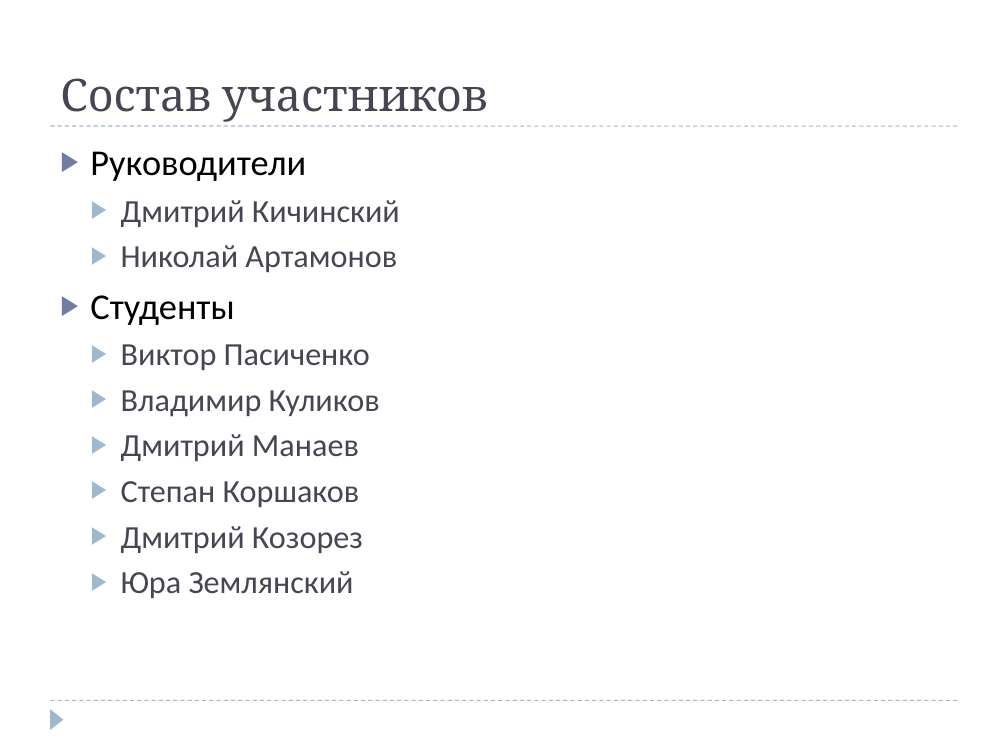
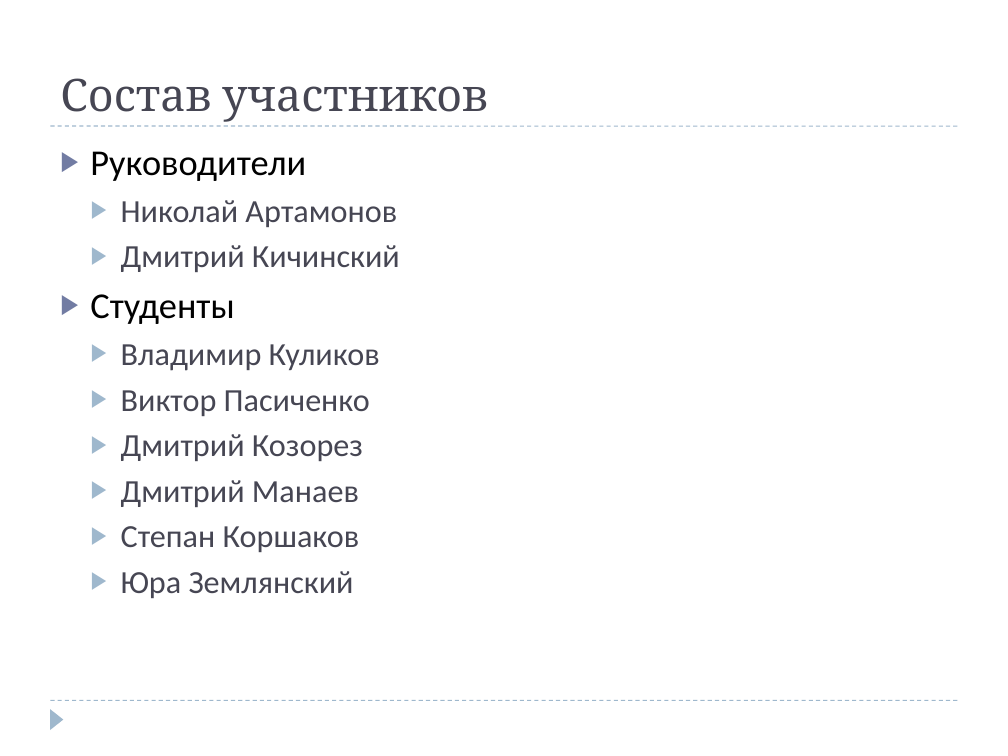
Before and after one commit to dmitry-lt/android-comapping, a slide deck: slide 2 of docs/promo files/presentation/Android Comapping Summer School.ppt. Drawn at 1008x756 pixels with LibreOffice and Linux fonts; fonts in the diff are those of the drawing. Boxes give left, top, right and bottom in pixels: in the first picture for what was removed or moved away, otherwise in the second. Text is boxed around its words. In the diff, an @@ line names an element or a change of style, - is before the commit and + after.

```diff
--- a/docs/promo files/presentation/Android Comapping Summer School.ppt
+++ b/docs/promo files/presentation/Android Comapping Summer School.ppt
@@ text at [121,200,397,227]: paragraph added @@
+  ▶ Николай Артамонов
@@ text at [121,245,397,272]: paragraph removed @@
-  ▶ Николай Артамонов
@@ text at [121,344,380,371]: paragraph added @@
+  ▶ Владимир Куликов
@@ text at [121,434,363,461]: text changed @@
-  ▶ Владимир Куликов
+  ▶ Дмитрий Козорез
@@ text at [121,526,363,553]: paragraph removed @@
-  ▶ Дмитрий Козорез
```
Also in this commit, not shown: 3 other slides changed, 5 slides added, 1 slide removed, 2 other files.
